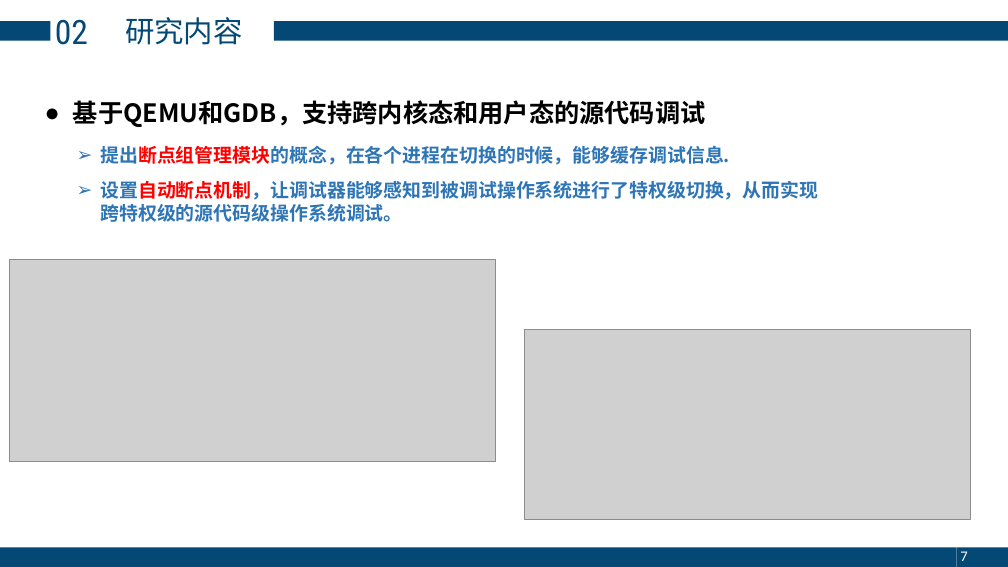
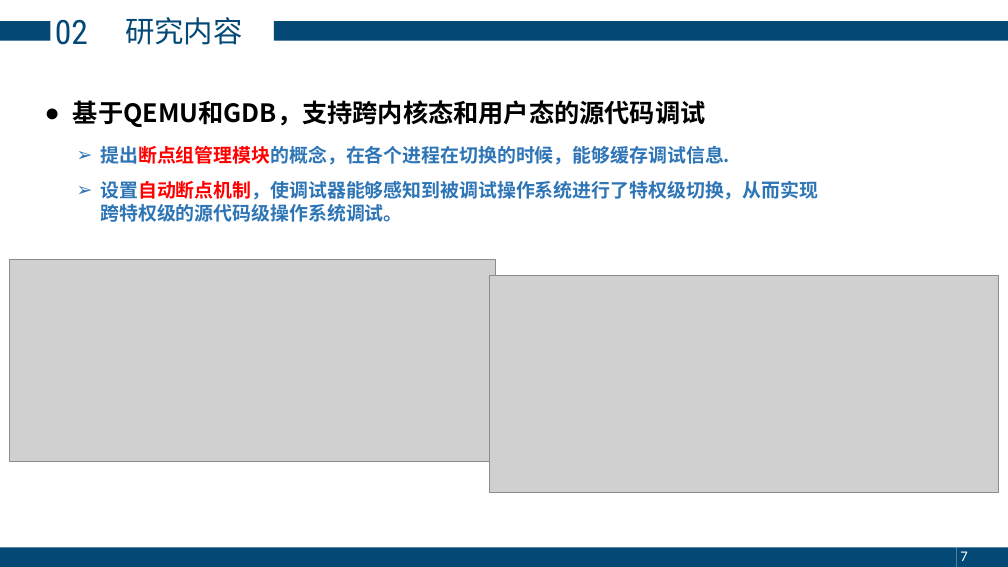
Before and after one commit to zhangly1234/report, a slide deck: slide 7 of 毕业答辩-张露元.pptx. Drawn at 1008x567 pixels with LibreOffice and Linux fonts; fonts in the diff are those of the drawing; grey boxes stand for pictures. Boxes give left, top, right and bottom in pixels: in the first picture for what was removed or moved away, otherwise in the second. Text is boxed around its words. In the diff, an @@ line names an element or a change of style, - is before the commit and + after.

```diff
--- a/毕业答辩-张露元.pptx
+++ b/毕业答辩-张露元.pptx
@@ text at bbox=[100, 181, 818, 222]: text changed @@
-  ➢ 设置自动断点机制，让调试器能够感知到被调试操作系统进行了特权级切换，从而实现跨特权级的源代码级操作系统调试。
+  ➢ 设置自动断点机制，使调试器能够感知到被调试操作系统进行了特权级切换，从而实现跨特权级的源代码级操作系统调试。
@@ picture: place and size @@
-picture at bbox=[525, 329, 971, 519]
+picture at bbox=[490, 275, 999, 492]
```
Also in this commit, not shown: 5 other slides changed, 2 slides added, 2 slides removed, 1 other file.
